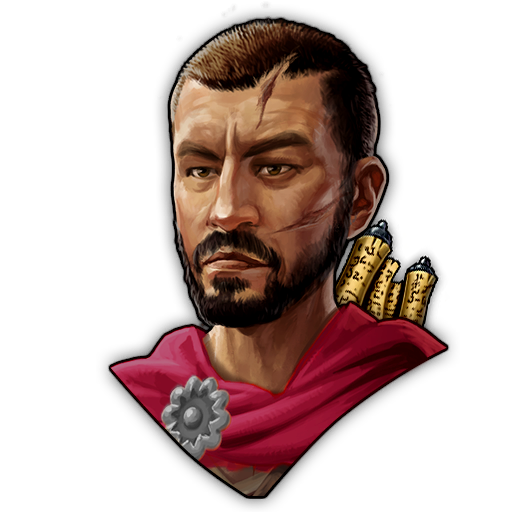
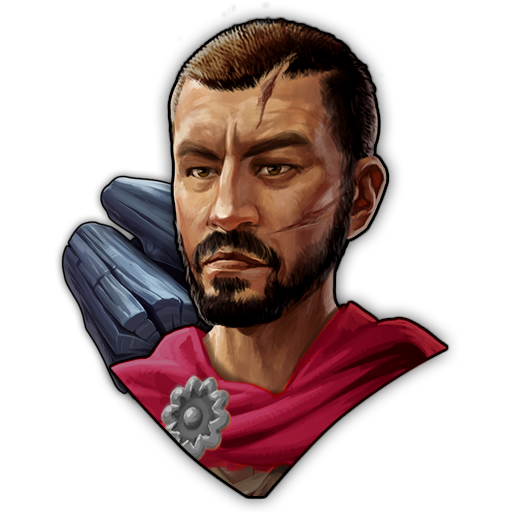
The second 512px x 512px image is a revision of the first. Changes to its layers:
painted on "Background" over [54, 168, 447, 409]
added layer "icon_3d_charcoal_goods_0.png" above "Filterebene 1 (Nachbelichten ...)" over [54, 168, 447, 409]
hid "scroll_uncommon_a1800.png", painted on it over [192, 211, 447, 381]